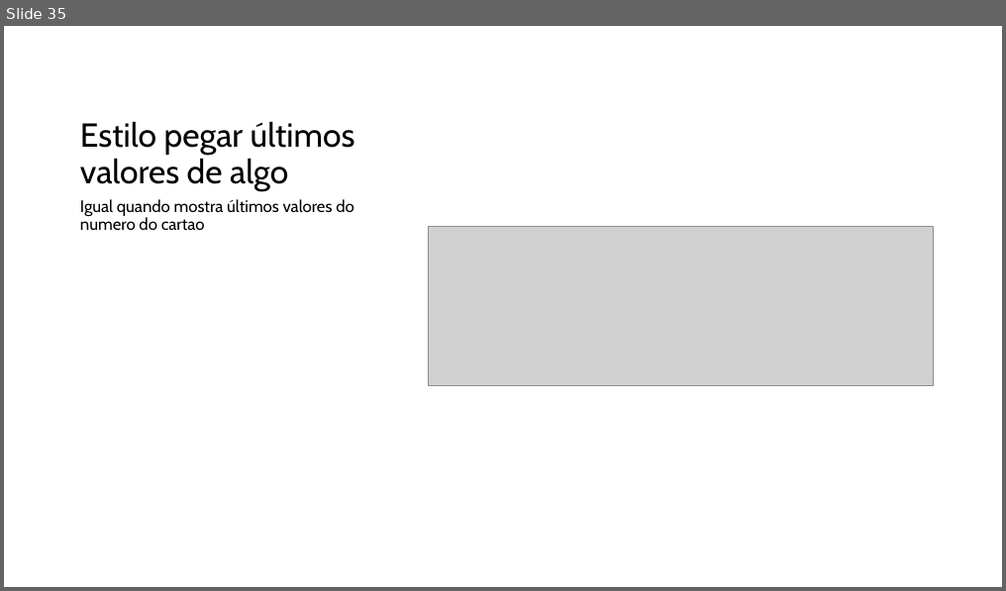
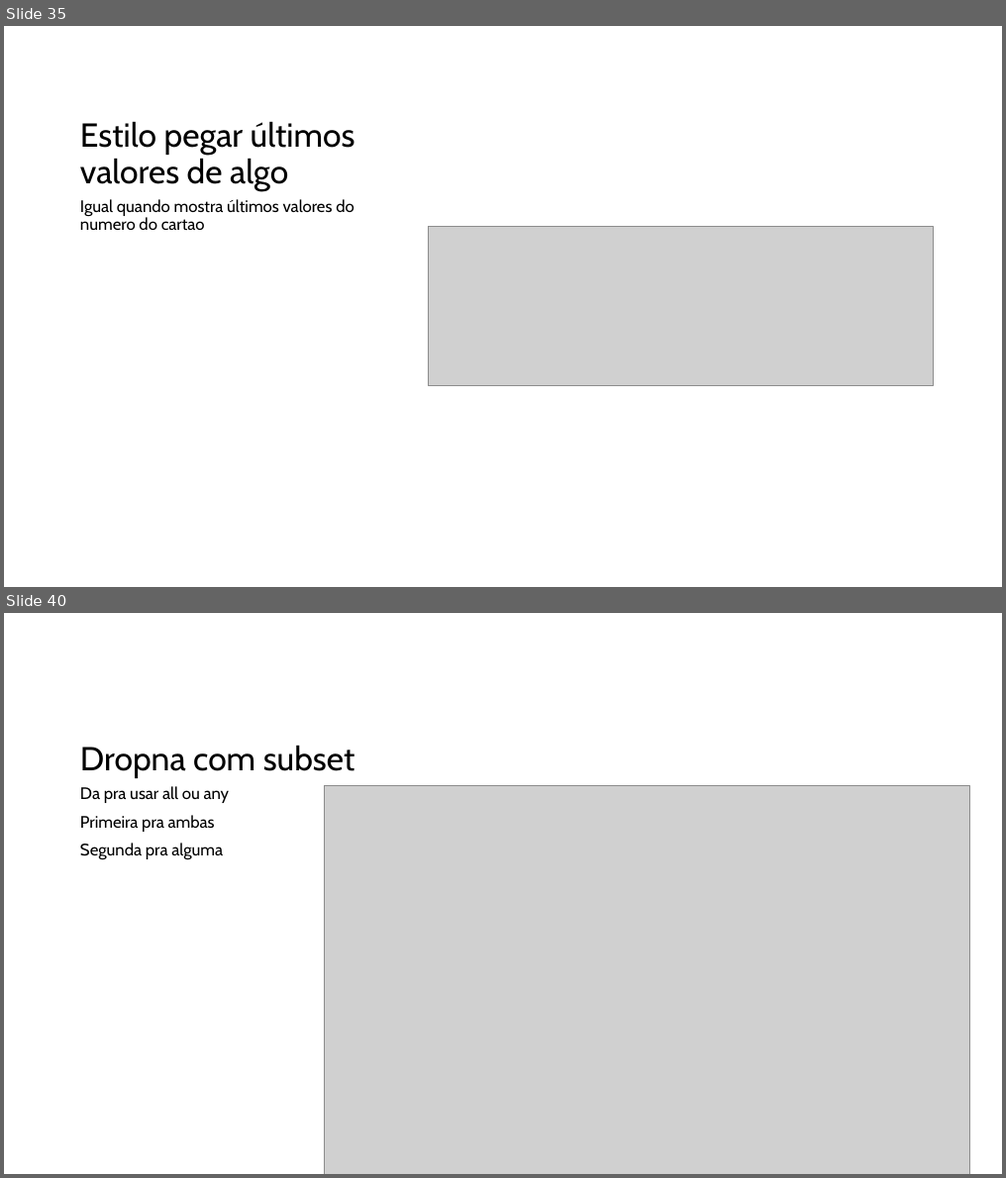
Before and after one commit to augluiz/OlaMundo, a slide deck: python.pptx. Shown one above the other, each under a label of ours: slide 35 before the commit, slides 35 and 40 after it; the slides between them are not shown. The pictures are 1006x591 and 1006x1178 pixels, drawn with LibreOffice and Linux fonts; fonts in the diff are those of the drawing; grey boxes stand for pictures. Boxes give left, top, right and bottom in pixels: in the first picture for what was removed or moved away, otherwise in the second. Text is boxed around its words. In the diff, an @@ line names an element or a change of style, - is before the commit and + after.

```diff
--- a/python.pptx
+++ b/python.pptx
@@ slide 40 added at bbox=[4, 613, 1002, 1174], background #FFFFFF @@
@@ title added at bbox=[80, 745, 355, 778], 32 pt, text #000000 @@
+Dropna com subset
@@ text added at bbox=[80, 786, 230, 860], 16 pt, text #000000 @@
+Da pra usar all ou any
+Primeira pra ambas
+Segunda pra alguma
@@ picture added at bbox=[325, 786, 969, 1174] @@
```
Also in this commit, not shown: 1 slide changed, 6 other slides added.
